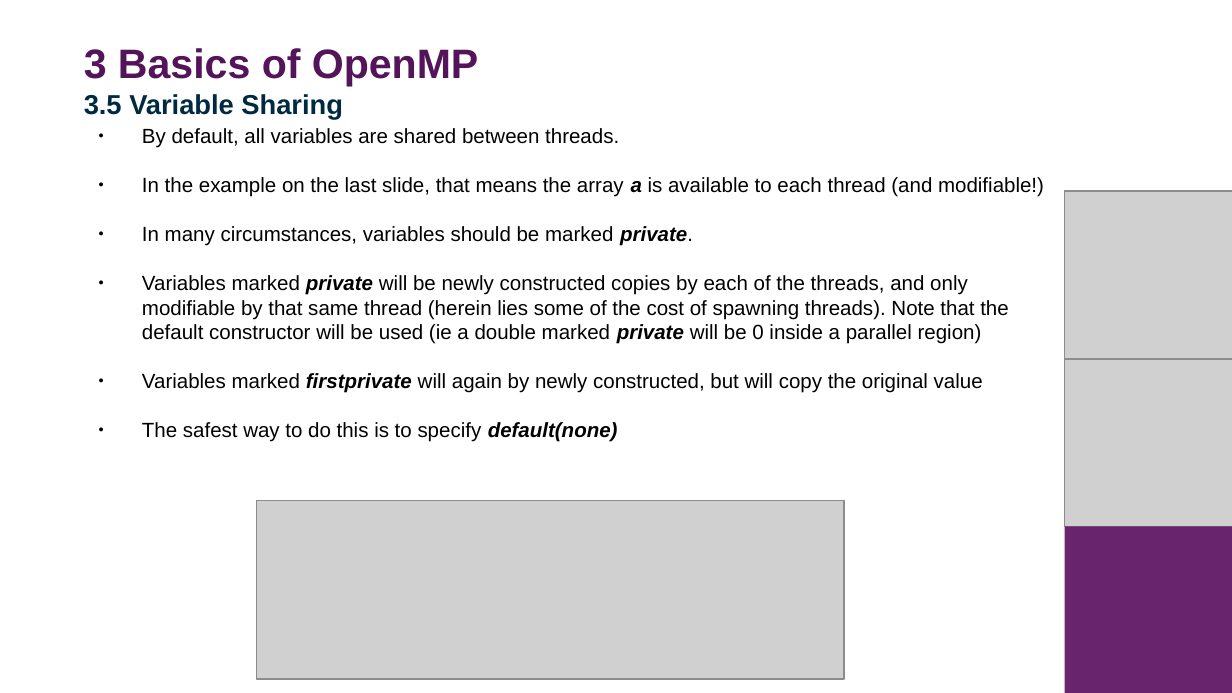
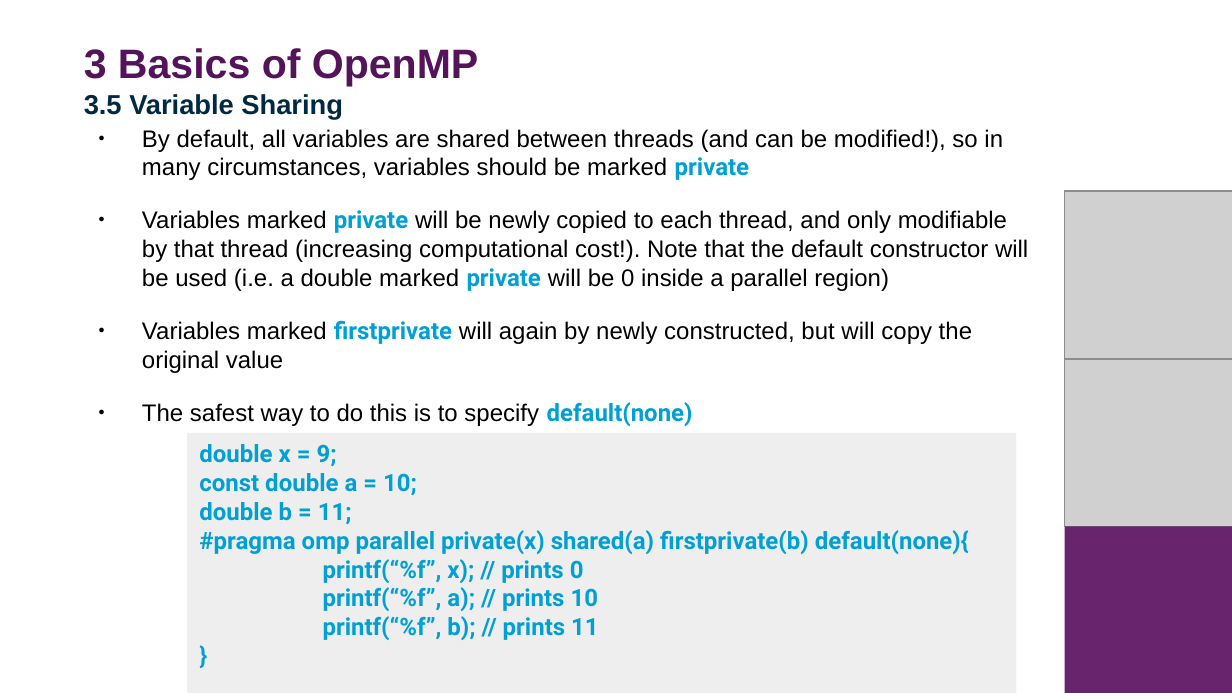
Before and after one commit to DurhamARC-Training/BasicParallelProgramming, a slide deck: slide 67 of OpenMPMPIShortCourse_Winter2025.odp. Drawn at 1232x693 pixels with LibreOffice and Linux fonts; fonts in the diff are those of the drawing; grey boxes stand for pictures; background and template pictures are left out. Boxes give left, top, right and bottom in pixels: in the first picture for what was removed or moved away, otherwise in the second. Text is boxed around its words. In the diff, an @@ line names an element or a change of style, - is before the commit and + after.

Commit message:
finishing scheduling example and OpenMP slides

```diff
--- a/OpenMPMPIShortCourse_Winter2025.odp
+++ b/OpenMPMPIShortCourse_Winter2025.odp
@@ text at (142, 129, 1028, 291): text changed; size 12 to 14 pt @@
-● By default, all variables are shared between threads.
-● In the example on the last slide, that means the array a is available to each thread (and modifiable!)
-● In many circumstances, variables should be marked private.
-● Variables marked private will be newly constructed copies by each of the threads, and only modifiable by that same thread (herein lies some of the cost of spawning threads). Note that the default constructor will be used (ie a double marked private will be 0 inside a parallel region)
+● By default, all variables are shared between threads (and can be modified!), so in many circumstances, variables should be marked private
+● Variables marked private will be newly copied to each thread, and only modifiable by that thread (increasing computational cost!). Note that the default constructor will be used (i.e. a double marked private will be 0 inside a parallel region)
@@ text at (142, 320, 972, 426): size 12 to 14 pt in "Variables marked firstprivate will again by newly ...", "The safest way to do this is ..."; font Arial to Roboto, text colour #000000 to #009FD4, italic off in "firstprivate", "default(none)" @@
@@ rectangle added at (187, 432, 1016, 693), fill #EEEEEE, 14 pt, text #009FD4, bold @@
+double x = 9;
+const double a = 10;
+double b = 11;
+#pragma omp parallel private(x) shared(a) firstprivate(b) default(none){
+printf(“%f”, x); // prints 0
+printf(“%f”, a); // prints 10
+printf(“%f”, b); // prints 11
+}
@@ picture removed at (256, 501, 844, 680) @@
```
Also in this commit, not shown: 15 other slides changed, 6 slides added, 2 slides removed, 2 other files.
